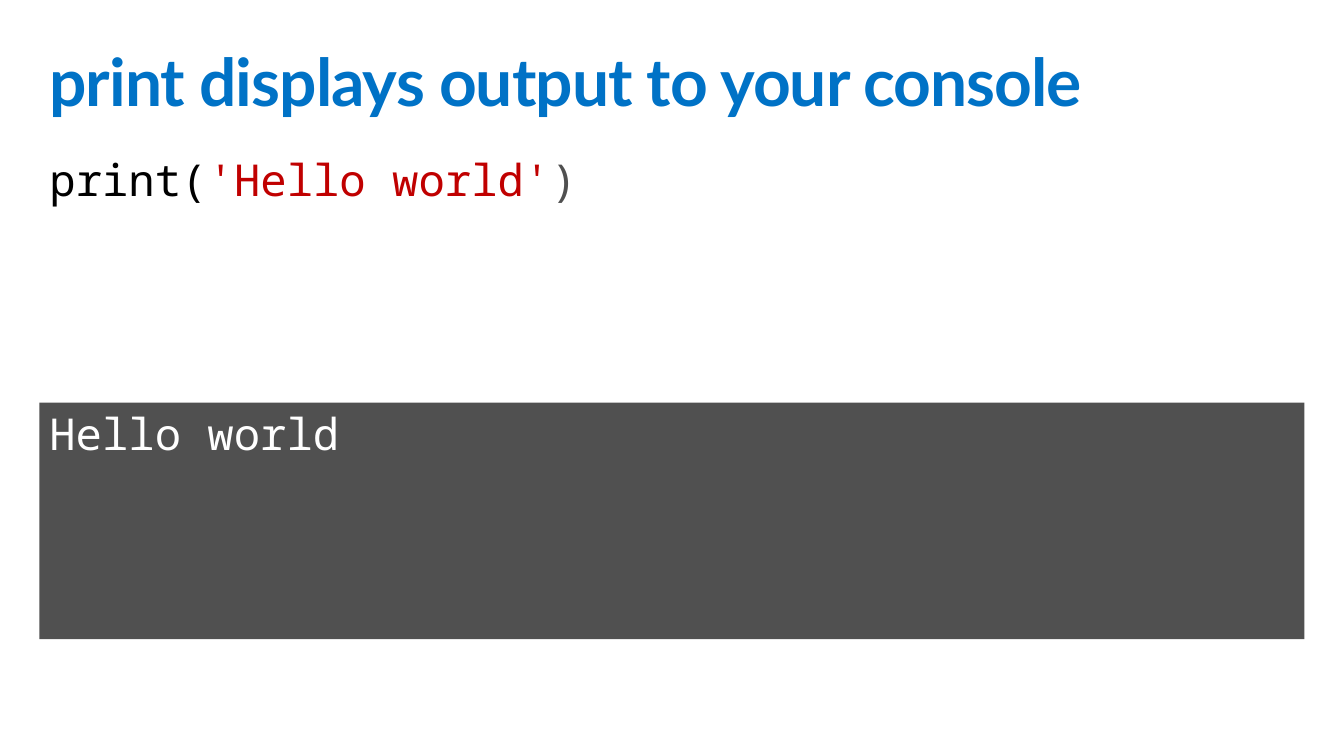
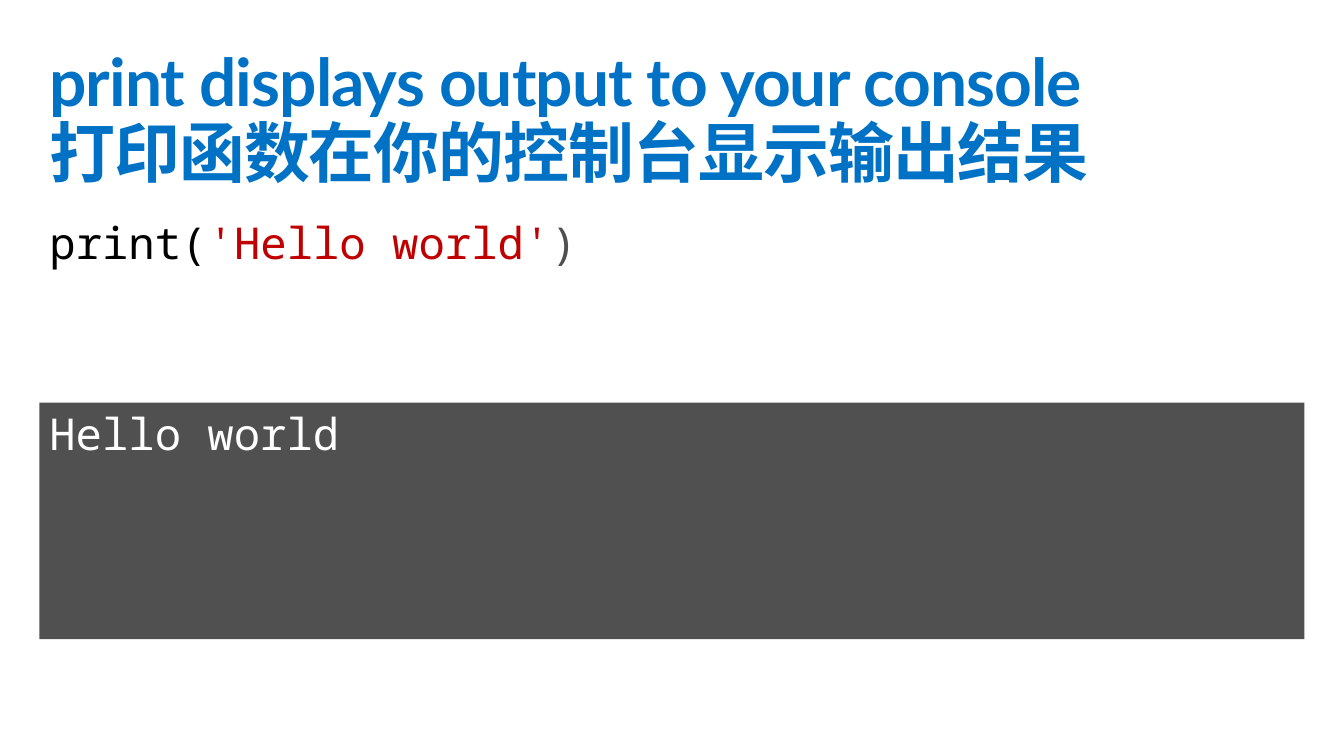
Before and after one commit to lingshen09/c9-python-getting-started-zh, a slide deck: slide 2 of ppt课件/2 - 输出 (Print).pptx. Drawn at 1344x756 pixels with LibreOffice and Linux fonts; fonts in the diff are those of the drawing. Boxes give left, top, right and bottom in pixels: in the first picture for what was removed or moved away, otherwise in the second. Text is boxed around its words. In the diff, an @@ line names an element or a change of style, - is before the commit and + after.

```diff
--- a/ppt课件/2 - 输出 (Print).pptx
+++ b/ppt课件/2 - 输出 (Print).pptx
@@ title at <box>49,57,1088,183</box>: text changed @@
-print displays output to your console
+print displays output to your console
+打印函数在你的控制台显示输出结果
@@ text "print('Hello world')": place and size @@
-text "print('Hello world')" at <box>49,162,577,207</box>
+text "print('Hello world')" at <box>49,225,577,270</box>
```
Also in this commit, not shown: 5 other slides changed, 28 other files.
